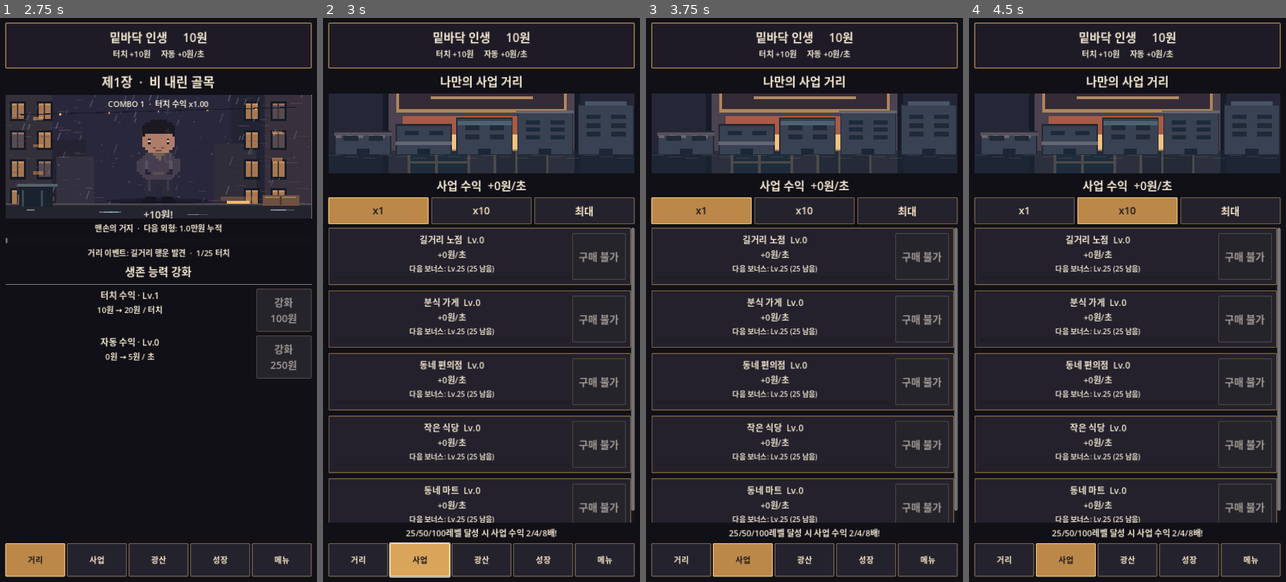
Above: before the commit, frames 1-4 (left to right).
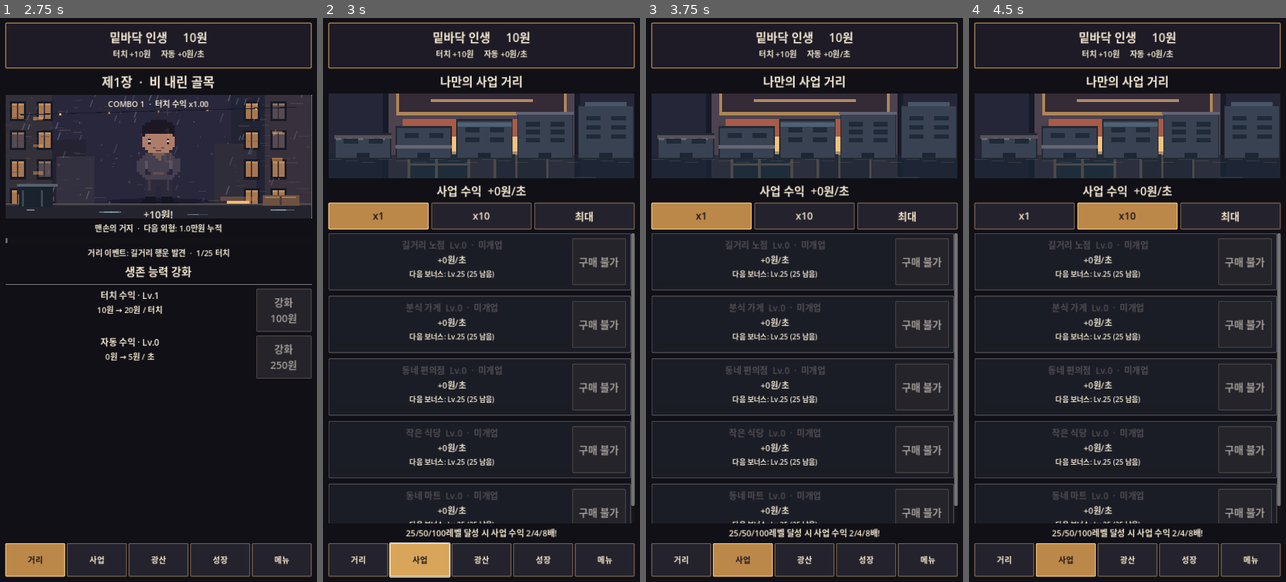
Above: after the commit, the same moments.

Repository: sungpil987/BottomLife-Reborn
Game: Godot game, scene res://scenes/Main.tscn
Same seed, same stepped clock (60 frames per second), same inputs: the game is played once before the commit and once after it.
Inputs (mouse positions are in pixels of both pictures, inside the frame that each line leads up to):
- Up to frame 1 (2.75 s): click "성장" at 0.5 s; click "거리" at 1.25 s; click (158, 159) at 2 s
- Up to frame 2 (3 s): click "사업" at 2.75 s
- Up to frame 3 (3.75 s): click "x1" at 3.5 s
- Up to frame 4 (4.5 s): click "x10" at 4.25 s

Frame 1 is identical in both runs. In frame 2, 14% of the frame differs, in the area x 1-99%, y 13-90%; in frame 3, 14%; in frame 4, 14%.

Commit message:
v6.8 improve business cards with ownership states, milestone colors and purchase feedback

Diff:
--- a/scripts/main.gd
+++ b/scripts/main.gd
@@ -84,6 +84,7 @@
 var tab_buttons: Array[Button] = []
 var business_buttons: Array[Button] = []
 var business_income_label: Label
+var business_purchase_notice: String = ""
 var business_buy_mode: int = 1
 var tap_cost_label: Label
 var auto_cost_label: Label
@@ -533,14 +534,28 @@
 	if money + maxf(0.000001, money * 0.000000000001) < cost:
 		return
 	money -= cost
+	var old_level: int = business_levels[index]
 	business_levels[index] += count
+	var new_level: int = business_levels[index]
+	var reached: int = 0
+	for milestone in [25, 50, 100]:
+		if old_level < milestone and new_level >= milestone:
+			reached = milestone
+	if reached > 0:
+		business_purchase_notice = "%s Lv.%d 달성! 수익 보너스 해금!" % [BUSINESS_NAMES[index], reached]
+	else:
+		business_purchase_notice = "%s +%d레벨 확장 완료" % [BUSINESS_NAMES[index], count]
 	save_game()
 	refresh()
 
 func build_business() -> void:
 	content.add_child(make_label("나만의 사업 거리", 27))
+	if business_purchase_notice != "":
+		var notice := make_label(business_purchase_notice, 20)
+		notice.add_theme_color_override("font_color", Color("#f7d38a"))
+		content.add_child(notice)
 	var business_stage := Control.new()
-	business_stage.custom_minimum_size.y = 180
+	business_stage.custom_minimum_size.y = 192
 	business_stage.clip_contents = true
 	content.add_child(business_stage)
 	var art := TextureRect.new()
@@ -582,14 +597,19 @@
 	scroll.add_child(rows)
 	for i in range(BUSINESS_NAMES.size()):
 		var panel := PanelContainer.new()
-		panel.add_theme_stylebox_override("panel", panel_style(Color("#24212c"), Color("#826744"), 2))
+		var owned: bool = business_levels[i] > 0
+		var accent: Color = Color("#f0c878") if business_levels[i] >= 100 else (Color("#69d3c5") if business_levels[i] >= 50 else (Color("#b49d77") if owned else Color("#514c52")))
+		panel.add_theme_stylebox_override("panel", panel_style(Color("#24212c") if owned else Color("#1b1d26"), accent, 3))
 		rows.add_child(panel)
 		var row := HBoxContainer.new()
 		panel.add_child(row)
 		var info := VBoxContainer.new()
 		info.size_flags_horizontal = Control.SIZE_EXPAND_FILL
 		row.add_child(info)
-		info.add_child(make_label("%s  Lv.%d" % [BUSINESS_NAMES[i], business_levels[i]], 20))
+		var rank: String = "전설" if business_levels[i] >= 100 else ("번영" if business_levels[i] >= 50 else ("성장" if business_levels[i] >= 25 else ("운영 중" if owned else "미개업")))
+		var rank_label := make_label("%s  Lv.%d  ·  %s" % [BUSINESS_NAMES[i], business_levels[i], rank], 20)
+		rank_label.add_theme_color_override("font_color", accent)
+		info.add_child(rank_label)
 		info.add_child(make_label("+%s원/초" % number(float(business_levels[i]) * BUSINESS_BASE_INCOME[i] * business_milestone_multiplier(business_levels[i]) * prestige_multiplier()), 19))
 		var next_goal := 25 if business_levels[i] < 25 else (50 if business_levels[i] < 50 else (100 if business_levels[i] < 100 else 0))
 		info.add_child(make_label("다음 보너스: Lv.%d (%d 남음)" % [next_goal, next_goal - business_levels[i]] if next_goal > 0 else "모든 단계 보너스 달성!", 16))
